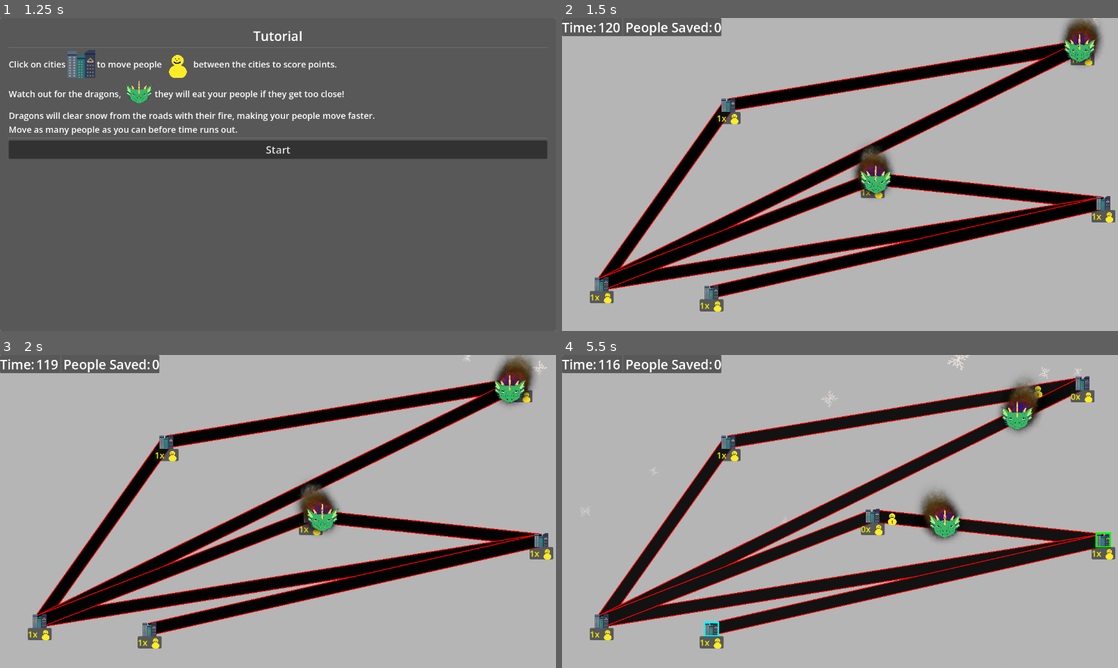
Above: before the commit, frames 1-4 (two rows, left to right).
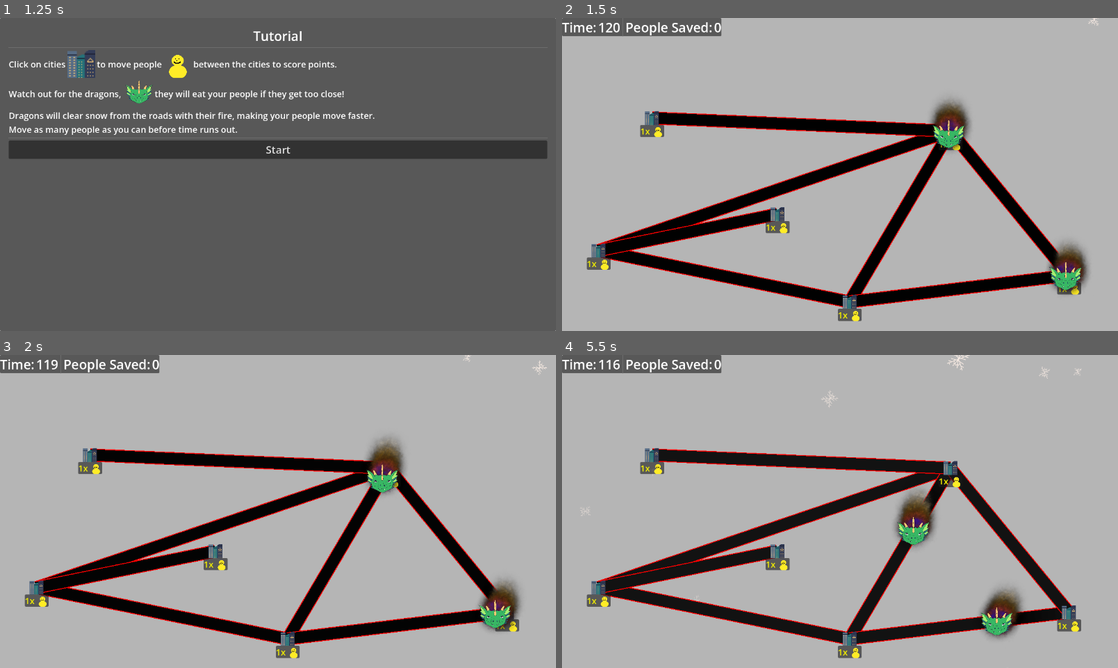
Above: after the commit, the same moments.

Repository: firefly2442/queble-game-jam
Game: Godot game, scene res://scenes/Main.tscn
Two runs of this game, one before a commit and one after it. Both use one fixed random seed, a clock stepped at 60 frames per second and the inputs below.
Inputs (mouse positions are in pixels of both pictures, inside the frame that each line leads up to):
- Up to frame 1 (1.25 s): click "Start Game" at 0.5 s
- Up to frame 2 (1.5 s): click "Start" at 1.25 s
- Up to frame 3 (2 s): no input
- Up to frame 4 (5.5 s): drag from (1084, 383) to (728, 442) at 2.02 s; drag from (728, 442) to (1084, 383) at 2.77 s; move the mouse to (873, 514) at 3.52 s; click (873, 514) at 3.67 s; drag from (1101, 539) to (728, 442) at 4.27 s; drag from (712, 630) to (873, 514) at 5.02 s

Frame 1 is identical in both runs. In frame 2, 27% of the frame differs, in the area x 4-100%, y 0-97%; in frame 3, 28%; in frame 4, 28%, in the area x 4-100%, y 6-97%.

Commit message:
fix: make sure cities are connected

Diff:
--- a/scripts/Game.gd
+++ b/scripts/Game.gd
@@ -6,7 +6,7 @@
 func _ready() -> void:
 	# randomly generate and place cities
 
-	var positions: Array[Vector2i] = Utility.generate_positions(number_cities, 250, Vector2i(30, 30), Vector2i(1280-30, 720-30))
+	var positions: Array[Vector2i] = Utility.generate_positions(number_cities, 250, Vector2i(50, 50), Vector2i(1280-50, 720-50))
 
 	for i in range(0, number_cities):
 		var city_scene: PackedScene = load("uid://iqh6ldxrs8st")
@@ -51,7 +51,8 @@
 		for city: City in %Cities.get_children():
 			if city.connected_cities.size() == 0:
 				all_cities_have_road = false
-		if all_cities_have_road:
+		# make sure all cities are connected to each other, this way we don't have "islands" of orphaned cities
+		if _all_cities_connected(%Cities.get_children()):
 			break
 	GameState.roads = %Roads.get_children()
 	GameState.cities = %Cities.get_children()
@@ -115,3 +116,17 @@
 	if event.is_action_pressed("ui_cancel"):
 		GameState.reset()
 		SceneSwitcher.switch_scene("uid://jhs55aqbv7tw")
+
+func _all_cities_connected(cities: Array) -> bool:
+	var visited: Dictionary = {}
+	var stack: Array[City] = [cities[0]]
+
+	while stack.size() > 0:
+		var c: City = stack.pop_back()
+		if visited.has(c):
+			continue
+		visited[c] = true
+		for n in c.connected_cities:
+			stack.append(n)
+
+	return visited.size() == cities.size()
